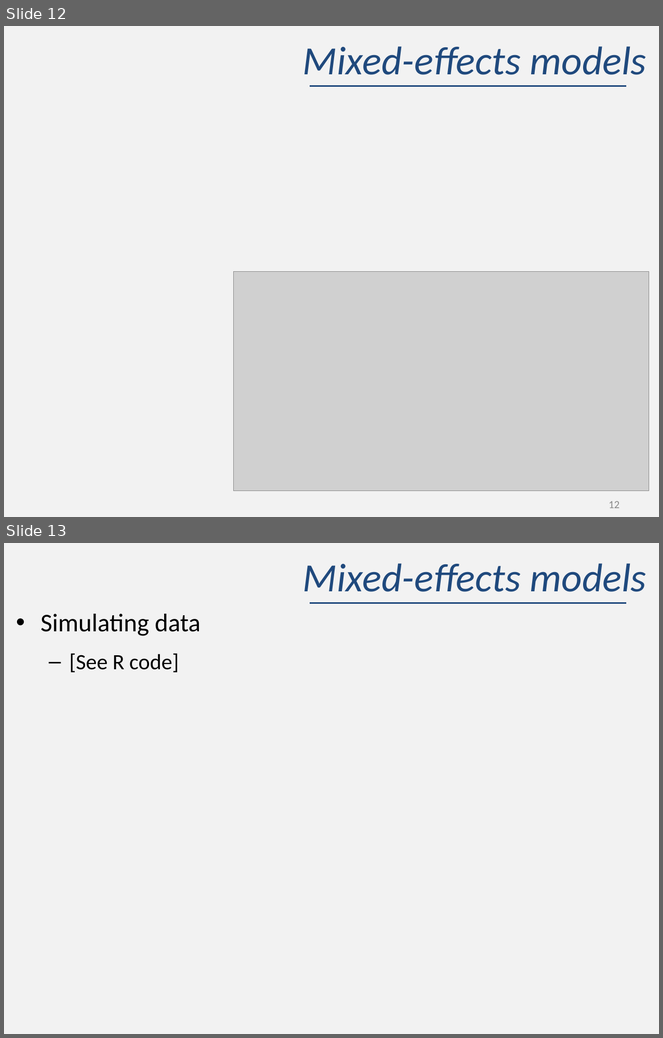
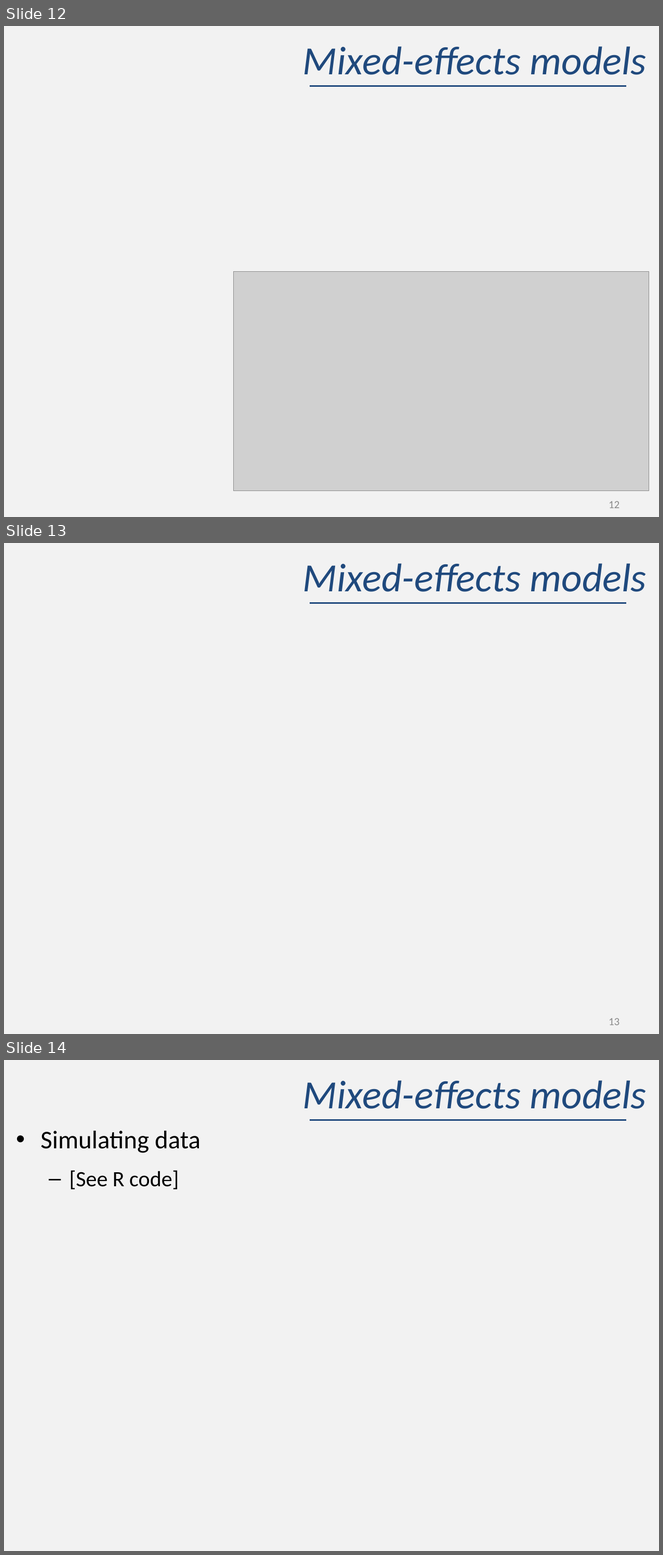
Before and after one commit to James-Thorson/2018_FSH556, a slide deck: Week 2 -- mixed-effects/Lab 2/Lab 2 -- Mixed-effects models.pptx. Shown one above the other, each under a label of ours: slides 12 and 13 before the commit, slides 12, 13 and 14 after it. The pictures are 663x1038 and 663x1555 pixels, drawn with LibreOffice and Linux fonts; fonts in the diff are those of the drawing; grey boxes stand for pictures; background and template pictures are left out. Boxes give left, top, right and bottom in pixels: in the first picture for what was removed or moved away, otherwise in the second. Text is boxed around its words. In the diff, an @@ line names an element or a change of style, - is before the commit and + after.

```diff
--- a/Week 2 -- mixed-effects/Lab 2/Lab 2 -- Mixed-effects models.pptx
+++ b/Week 2 -- mixed-effects/Lab 2/Lab 2 -- Mixed-effects models.pptx
@@ slide 13 added at box(4, 543, 659, 1034), background picture (left out); not listed: 1 template element that a slide beside it also shows @@
@@ title added at box(302, 563, 647, 592), 44 pt, text #1F497D, italic @@
+Mixed-effects models
@@ page number added at box(609, 1018, 620, 1026), 12 pt, text #8C8C8C @@
+13
@@ what was slide 13 is now slide 14 @@
```
Also in this commit, not shown: 2 slides changed, 5 other files.
